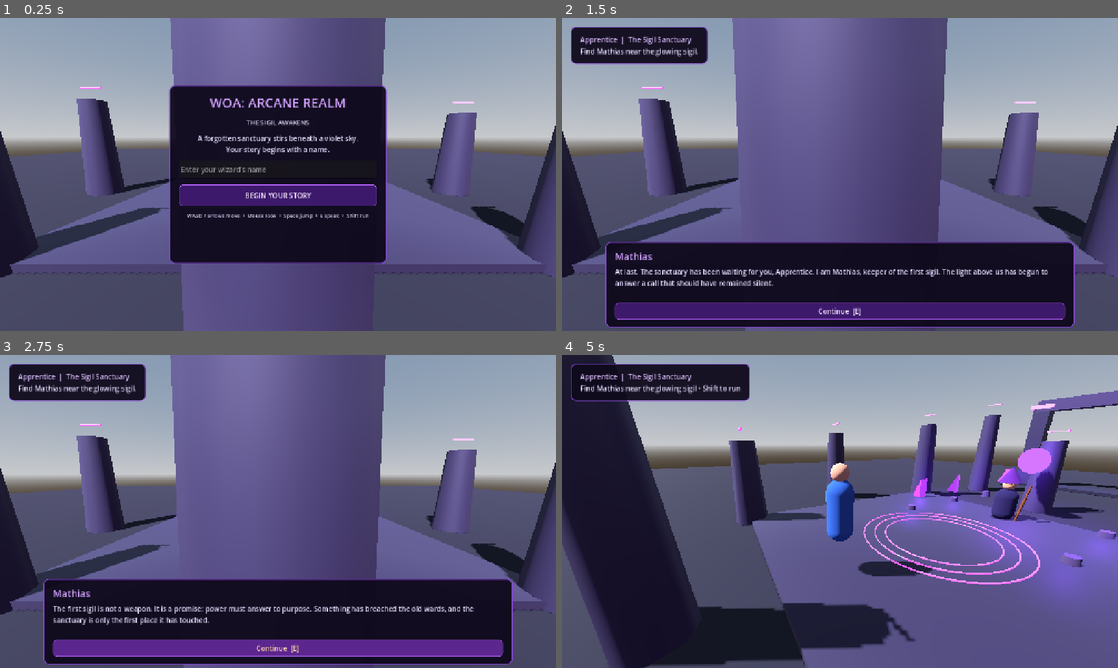
Above: before the commit, frames 1-4 (two rows, left to right).
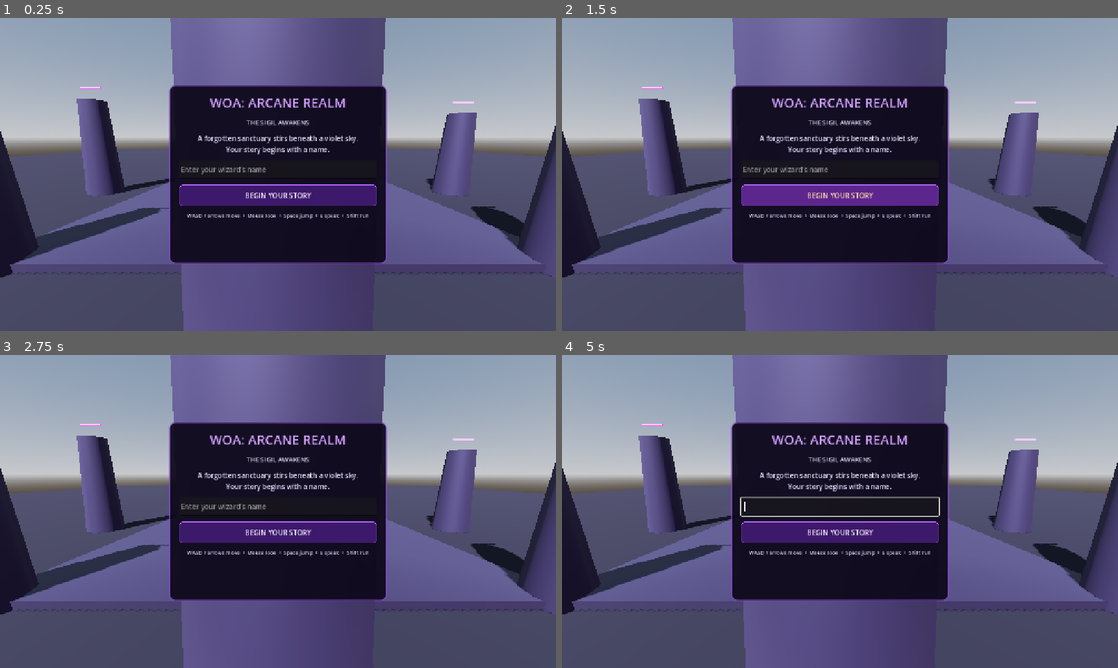
Above: after the commit, the same moments.

Repository: emilio1229/WOA-Arcane-Realm
Game: Godot game, scene res://main.tscn
The game is run twice, just before and just after one commit, with the same random seed, the same clock (stepped at 60 frames per second) and the same inputs.
Inputs (mouse positions are in pixels of both pictures, inside the frame that each line leads up to):
- Up to frame 1 (0.25 s): no input
- Up to frame 2 (1.5 s): click "BEGIN YOUR STORY" at 0.5 s; click (840, 196) at 1.25 s, where only the run after the commit has a clickable "BEGIN YOUR STORY"
- Up to frame 3 (2.75 s): click (278, 649) at 2 s, where only the run before the commit has a clickable "Continue [E]"
- Up to frame 4 (5 s): click (840, 649) at 2.75 s, where only the run before the commit has a clickable "Continue [E]"; tap Enter at 3.5 s; move the mouse to (962, 495) at 3.52 s; hold D 3.53-4.28 s; tap E at 3.6, 4.35 s; click (962, 495) at 3.67 s; tap Space at 3.77, 4.52 s; move the mouse to (812, 511) at 4.27 s; hold W from 4.28 s (still down); click (812, 511) at 4.42 s

The runs differ from the first frame. In frame 2, 43% of the frame differs, in the area x 1-93%, y 2-99%; in frame 3, 43%; in frame 4, 78%, in the area x 0-100%, y 0-100%.
Error after the commit: Invalid assignment of property or key 'text' with value of type 'String' on a base object of type 'Nil'. (res://main.gd:567)

Commit message:
Build first playable sigil quest and gate objective

Diff:
--- a/main.gd
+++ b/main.gd
@@ -20,6 +20,12 @@
 var dialogue_text: Label
 var dialogue_title: Label
 var interact_target: Node3D
+var rune_shrines: Array[Node3D] = []
+var collected_runes := 0
+var objective_label: Label
+var gate_seal: MeshInstance3D
+var gate_portal: MeshInstance3D
+var quest_complete := false
 var jump_requested := false
 var run_speed := 7.2
 var walk_speed := 4.8
@@ -80,6 +86,10 @@
     _create_mathias(Vector3(0, 0, -5.0))
     _add_path_lights()
     _add_sanctuary_architecture()
+    _create_rune_shrine(Vector3(-5.8, 0.0, -9.0), "Dawn", Color(1.0, 0.63, 0.24))
+    _create_rune_shrine(Vector3(5.8, 0.0, -9.0), "Dusk", Color(0.34, 0.62, 1.0))
+    _create_rune_shrine(Vector3(0.0, 0.0, -15.0), "Heart", Color(0.74, 0.35, 1.0))
+    _create_gate_portal()
 
 func _add_platform(pos: Vector3, size: Vector3, color: Color) -> void:
     var body := StaticBody3D.new()
@@ -299,6 +309,87 @@
     material.roughness = 0.32
     return material
 
+func _create_rune_shrine(pos: Vector3, rune_title: String, rune_color: Color) -> void:
+    var shrine := Node3D.new()
+    shrine.name = rune_title + " Sigil"
+    shrine.position = pos
+    var pedestal := MeshInstance3D.new()
+    var pedestal_mesh := BoxMesh.new()
+    pedestal_mesh.size = Vector3(1.45, 0.48, 1.45)
+    pedestal.mesh = pedestal_mesh
+    pedestal.position.y = 0.24
+    pedestal.material_override = _stone_material(Color(0.13, 0.10, 0.22), 0.45)
+    shrine.add_child(pedestal)
+    var upper := MeshInstance3D.new()
+    var upper_mesh := CylinderMesh.new()
+    upper_mesh.top_radius = 0.52
+    upper_mesh.bottom_radius = 0.68
+    upper_mesh.height = 0.25
+    upper.mesh = upper_mesh
+    upper.position.y = 0.57
+    upper.material_override = _stone_material(Color(0.25, 0.18, 0.37), 0.35)
+    shrine.add_child(upper)
+    var crystal := MeshInstance3D.new()
+    var crystal_mesh := PrismMesh.new()
+    crystal_mesh.size = Vector3(0.62, 1.28, 0.62)
+    crystal.mesh = crystal_mesh
+    crystal.position.y = 1.35
+    crystal.rotation_degrees = Vector3(0, 18, 8)
+    crystal.material_override = _glow_material(rune_color)
+    shrine.add_child(crystal)
+    var ring := MeshInstance3D.new()
+    var ring_mesh := TorusMesh.new()
+    ring_mesh.inner_radius = 0.48
+    ring_mesh.outer_radius = 0.55
+    ring.mesh = ring_mesh
+    ring.position.y = 1.35
+    ring.material_override = _glow_material(rune_color.lightened(0.18))
+    shrine.add_child(ring)
+    var light := OmniLight3D.new()
+    light.position.y = 1.4
+    light.light_color = rune_color
+    light.light_energy = 1.1
+    light.omni_range = 5.5
+    shrine.add_child(light)
+    var label := Label3D.new()
+    label.text = rune_title.to_upper() + " SIGIL"
+    label.position.y = 2.35
+    label.font_size = 32
+    label.pixel_size = 0.008
+    label.billboard = BaseMaterial3D.BILLBOARD_ENABLED
+    label.modulate = rune_color.lightened(0.3)
+    shrine.add_child(label)
+    add_child(shrine)
+    rune_shrines.append(shrine)
+
+func _create_gate_portal() -> void:
+    gate_seal = MeshInstance3D.new()
+    var seal_mesh := BoxMesh.new()
+    seal_mesh.size = Vector3(6.8, 5.8, 0.16)
+    gate_seal.mesh = seal_mesh
+    gate_seal.position = Vector3(0, 3.4, -19.0)
+    gate_seal.material_override = _glow_material(Color(0.16, 0.06, 0.31))
+    add_child(gate_seal)
+    gate_portal = MeshInstance3D.new()
+    var portal_mesh := SphereMesh.new()
+    portal_mesh.radius = 1.0
+    portal_mesh.height = 2.0
+    gate_portal.mesh = portal_mesh
+    gate_portal.scale = Vector3(2.35, 2.85, 0.08)
+    gate_portal.position = Vector3(0, 3.45, -19.22)
+    gate_portal.material_override = _glow_material(Color(0.2, 0.62, 1.0))
+    gate_portal.hide()
+    add_child(gate_portal)
+    var portal_ring := MeshInstance3D.new()
+    var portal_ring_mesh := TorusMesh.new()
+    portal_ring_mesh.inner_radius = 2.55
+    portal_ring_mesh.outer_radius = 2.72
+    portal_ring.mesh = portal_ring_mesh
+    portal_ring.position = Vector3(0, 3.45, -19.25)
+    portal_ring.rotation_degrees.x = 90
+    portal_ring.material_override = _glow_material(Color(0.3, 0.75, 1.0))
+    add_child(portal_ring)
+
 func _build_player() -> void:
     player = CharacterBody3D.new()
     player.name = "Player"
@@ -425,7 +516,7 @@
     hud_panel = PanelContainer.new()
     hud_panel.set_anchors_preset(Control.PRESET_TOP_LEFT)
     hud_panel.position = Vector2(20, 20)
-    hud_panel.custom_minimum_size = Vector2(300, 76)
+    hud_panel.custom_minimum_size = Vector2(360, 112)
     root.add_child(hud_panel)
     var hud_box := VBoxContainer.new()
     hud_panel.add_child(hud_box)
@@ -473,6 +564,7 @@
     if player_name.is_empty():
         player_name = "Apprentice"
     status_label.text = player_name + "  |  The Sigil Sanctuary"
+    objective_label.text = "Quest: Speak with Mathias"
     menu_panel.hide()
     hud_panel.show()
     started = true
@@ -499,8 +591,8 @@
         elif event.keycode == KEY_E:
             if dialogue_open:
                 _advance_dialogue()
-            elif player.global_position.distance_to(interact_target.global_position) < 4.5:
-                _interact_with_mathias()
+            else:
+                _try_interact()
 
 func _physics_process(delta: float) -> void:
     if not started or dialogue_open:
@@ -543,21 +635,76 @@
     jump_requested = false
     player.move_and_slide()
 
-    var near_mathias := player.global_position.distance_to(interact_target.global_position) < 4.5
-    if near_mathias:
+    var nearest_rune_distance := 999.0
+    for shrine in rune_shrines:
+        nearest_rune_distance = min(nearest_rune_distance, player.global_position.distance_to(shrine.global_position))
+    var mathias_distance := player.global_position.distance_to(interact_target.global_position)
+    var gate_distance := player.global_position.distance_to(Vector3(0, 0, -19))
+    if mathias_distance < 4.5 and (mathias_distance <= nearest_rune_distance or story_step < 2):
         prompt_label.text = "Press E to speak with Mathias"
+    elif nearest_rune_distance < 3.6:
+        prompt_label.text = "Press E to claim the " + _nearest_rune_name() + " Sigil"
+    elif gate_distance < 5.5:
+        prompt_label.text = "Press E to enter the awakened gate" if quest_complete else "The gate is sealed • recover all 3 sigils"
     elif Input.mouse_mode != Input.MOUSE_MODE_CAPTURED:
         prompt_label.text = "Click the world to look around • ESC releases the cursor"
     else:
-        prompt_label.text = "Find Mathias near the glowing sigil • Shift to run"
+        prompt_label.text = "Recover the three sigils • Shift to run"
+
+func _nearest_rune_name() -> String:
+    var nearest_name := "Ancient"
+    var nearest_distance := 999.0
+    for shrine in rune_shrines:
+        var distance := player.global_position.distance_to(shrine.global_position)
+        if distance < nearest_distance:
+            nearest_distance = distance
+            nearest_name = shrine.name.replace(" Sigil", "")
+    return nearest_name
+
+func _try_interact() -> void:
+    var mathias_distance := player.global_position.distance_to(interact_target.global_position)
+    var nearest_shrine: Node3D = null
+    var nearest_distance := 999.0
+    for shrine in rune_shrines:
+        var distance := player.global_position.distance_to(shrine.global_position)
+        if distance < nearest_distance:
+            nearest_distance = distance
+            nearest_shrine = shrine
+    if mathias_distance < 4.5 and (mathias_distance <= nearest_distance or story_step < 2):
+        _interact_with_mathias()
+        return
+    if nearest_shrine != null and nearest_distance < 3.6:
+        _collect_rune(nearest_shrine)
+        return
+    if player.global_position.distance_to(Vector3(0, 0, -19)) < 5.5:
+        if quest_complete:
+            _open_dialogue("The Awakened Gate", "The three sigils turn as one. Beyond the threshold, a new realm breathes beneath a sky no map remembers. This sanctuary was only the beginning, " + player_name + ". Your first trial is complete — the adventure beyond the gate awaits.", 3)
+        else:
+            _open_dialogue("Sealed Gate", "Three ancient sigils anchor this ward. Dawn, Dusk, and Heart must be returned before the gate will answer.", 2)
+
+func _collect_rune(shrine: Node3D) -> void:
+    var rune_name := shrine.name.replace(" Sigil", "")
+    rune_shrines.erase(shrine)
+    shrine.queue_free()
+    collected_runes += 1
+    objective_label.text = "Quest: Recover the sigils (%d/3)" % collected_runes
+    if collected_runes >= 3:
+        quest_complete = true
+        gate_seal.hide()
+        gate_portal.show()
+        objective_label.text = "Quest complete: Enter the awakened gate"
+        _open_dialogue("Sigil Awakened", "The " + rune_name + " Sigil rises into the air and the other two answer. Light races across the sanctuary. The gate is open. Whatever waits beyond it now knows your name.", 2)
+    else:
+        _open_dialogue(rune_name + " Sigil", "The crystal loosens from its ancient mooring and folds into a ribbon of light. The ward recognizes your touch. " + str(3 - collected_runes) + " sigil(s) remain.", 2)
 
 func _interact_with_mathias() -> void:
     if story_step == 0:
+        _open_dialogue("Mathias", "At last. The sanctuary has been waiting for you, " + player_name + ". I am Mathias, keeper of the first sigil. The light above us has begun to answer a call that should have remained silent.", 0)
+    elif story_step == 1:
         _open_dialogue("Mathias", "The first sigil is not a weapon. It is a promise: power must answer to purpose. Something has breached the old wards, and the sanctuary is only the first place it has touched.", 1)
-    elif story_step == 1:
-        _open_dialogue("Mathias", "Look toward the arch beyond the central platform. The runes there have gone dark. Find the source, and do not mistake every shadow for an enemy. The realm is testing you.", 2)
     else:
-        _open_dialogue("Mathias", "The path is yours now, " + player_name + ". Explore the sanctuary, practice your movement, and return when you are ready to uncover what the sigil is hiding.", 2)
+        objective_label.text = "Quest: Recover the three ancient sigils"
+        _open_dialogue("Mathias", "Dawn, Dusk, and Heart. Three fragments hold the gate shut. Find their crystal shrines along the path and press E near each one to claim their sigil. Return to the arch when all three answer.", 2)
 
 func _open_dialogue(who: String, words: String, step: int) -> void:
     story_step = step
@@ -571,8 +718,9 @@
     if story_step == 0:
         _open_dialogue("Mathias", "The first sigil is not a weapon. It is a promise: power must answer to purpose. Something has breached the old wards, and the sanctuary is only the first place it has touched.", 1)
     elif story_step == 1:
-        _open_dialogue("Mathias", "Look toward the arch beyond the central platform. The runes there have gone dark. Find the source, and do not mistake every shadow for an enemy. The realm is testing you.", 2)
+        _open_dialogue("Mathias", "Dawn, Dusk, and Heart. Three fragments hold the gate shut. Find their crystal shrines along the path and press E near each one to claim its sigil. Return to the arch when all three answer.", 2)
+        objective_label.text = "Quest: Recover the three ancient sigils"
     else:
         dialogue_open = false
         dialogue_panel.hide()
-        Input.mouse_mode = Input.MOUSE_MODE_CAPTURED
+        Input.mouse_mode = Input.MOUSE_MODE_VISIBLE
